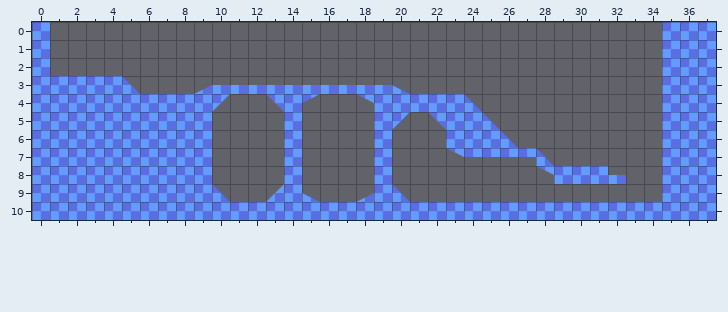
Two versions of a level (Tiled map, assets/pre/levels/R0/Z1.tmx). That is the earlier state.
Cells are 128x128 px. Shown: x 0..37, y 0..10.
After the commit:
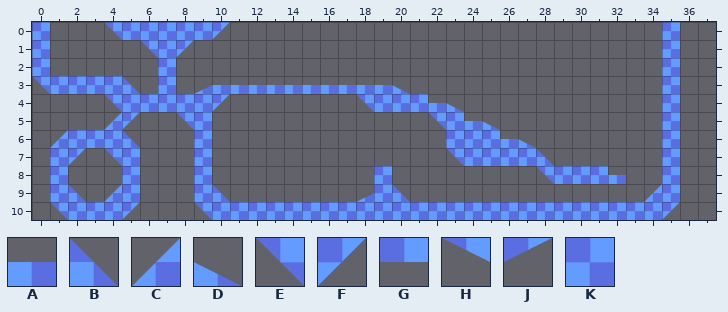
Key: from "tiles128": A 1, B 2, C 3, D 4, E 6, F 7, G 8, H 9, J 10, K 11.
_ is an empty cell.
Difference:
Layer "LAYER0":
y 0: x 4..10 _______ -> EKKKKKF; x 36..37 KK -> __
y 1: x 6..8 ___ -> EKF; x 36..37 KK -> __
y 2: x 36..37 KK -> __
y 3: x 0 K -> E; x 36..37 KK -> __
y 4: x 0..4 KKKKK -> ____E; x 13..15 EKJ -> ___; x 18 H -> E; x 22..24 KKB -> AD_; x 36..37 KK -> __
y 5: x 0..8 KKKKKKKKK -> ____CF__E; x 14 K -> _; x 19..20 KF -> __; x 24..25 KB -> AD; x 36..37 KK -> __
y 6: x 0..1 KK -> _C; x 5..8 KKKK -> B___; x 14 K -> _; x 19 K -> _; x 26..27 B_ -> AD; x 36..37 KK -> __
y 7: x 0 K -> _; x 2..4 KKK -> F_E; x 6..8 KKK -> ___; x 14 K -> _; x 19 K -> _; x 23..27 HGGGG -> EKKKK; x 36..37 KK -> __
y 8: x 0 K -> _; x 2..4 KKK -> ___; x 6..8 KKK -> ___; x 14 K -> _; x 28 H -> E; x 36..37 KK -> __
y 9: x 0 K -> _; x 2..4 KKK -> B_C; x 6..8 KKK -> ___; x 13..15 CKD -> ___; x 34 _ -> C; x 36..37 KK -> __
y 10: x 0..1 KK -> _E; x 5..9 KKKKK -> F___E; x 35..37 KKK -> F__
Layer "LAYER1":
y 2..3: x 7 _ -> K
Boxes around the changes in both pictures, in picture pixels (x1, y1, x2, y2):
changed: (32, 22, 230, 220)
changed: (644, 22, 716, 220)
removed: (266, 94, 320, 202)
changed: (356, 94, 410, 166)
changed: (428, 94, 554, 184)
